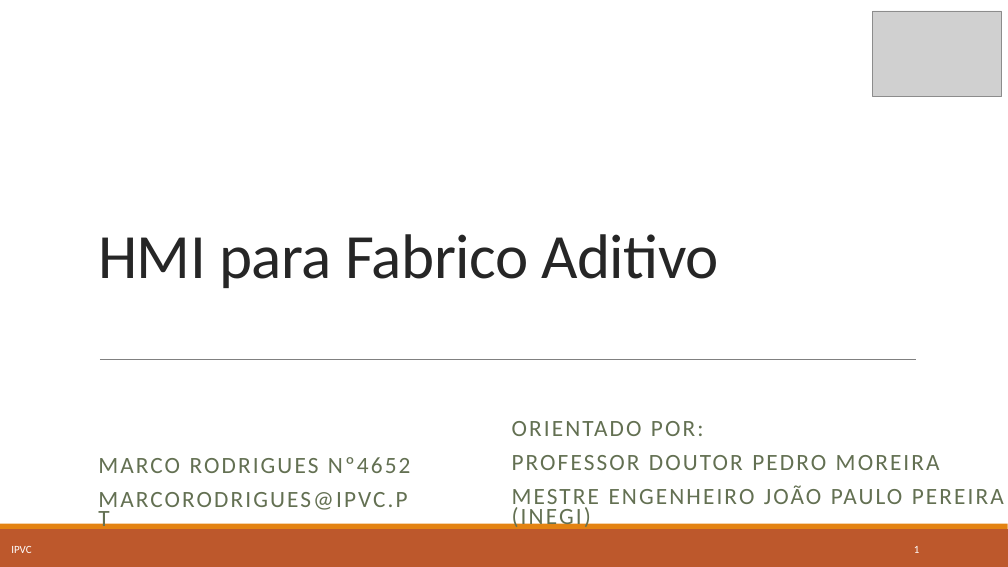
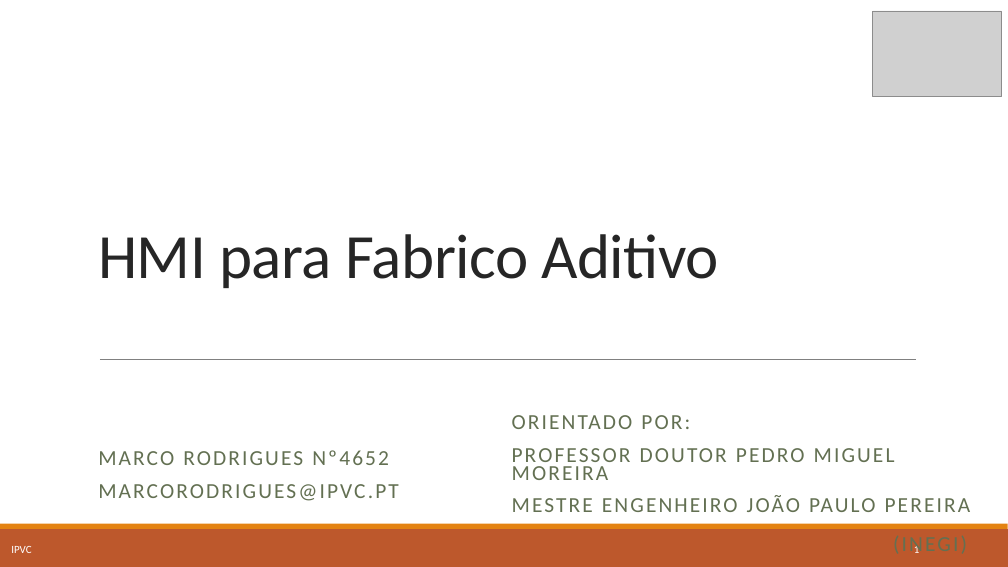
Before and after one commit to marcorlsrodrigues/projeto, a slide deck: slide 1 of Apresentacao_Final_MarcoRodrigues4652.pptx. Drawn at 1008x567 pixels with LibreOffice and Linux fonts; fonts in the diff are those of the drawing; grey boxes stand for pictures. Boxes give left, top, right and bottom in pixels: in the first picture for what was removed or moved away, otherwise in the second. Text is boxed around its words. In the diff, an @@ line names an element or a change of style, - is before the commit and + after.

Commit message:
apresentacao

```diff
--- a/Apresentacao_Final_MarcoRodrigues4652.pptx
+++ b/Apresentacao_Final_MarcoRodrigues4652.pptx
@@ subtitle "MARCO RODRIGUES Nº4652": place and size @@
-subtitle "MARCO RODRIGUES Nº4652" at [98, 457, 411, 513]
+subtitle "MARCO RODRIGUES Nº4652" at [98, 450, 398, 501]
@@ subtitle "MARCO RODRIGUES Nº4652" at [98, 450, 398, 501]: size 22.2 to 20.4 pt @@
@@ text at [512, 415, 690, 429]: size 22.2 to 20.4 pt in "ORIENTADO POR:" @@
@@ text at [512, 448, 971, 512]: text changed; size 22.2 to 20.4 pt @@
-PROFESSOR DOUTOR PEDRO MOREIRA
-MESTRE ENGENHEIRO JOÃO PAULO PEREIRA (INEGI)
+PROFESSOR DOUTOR PEDRO MIGUEL MOREIRA
+MESTRE ENGENHEIRO JOÃO PAULO PEREIRA
+(INEGI)
```
